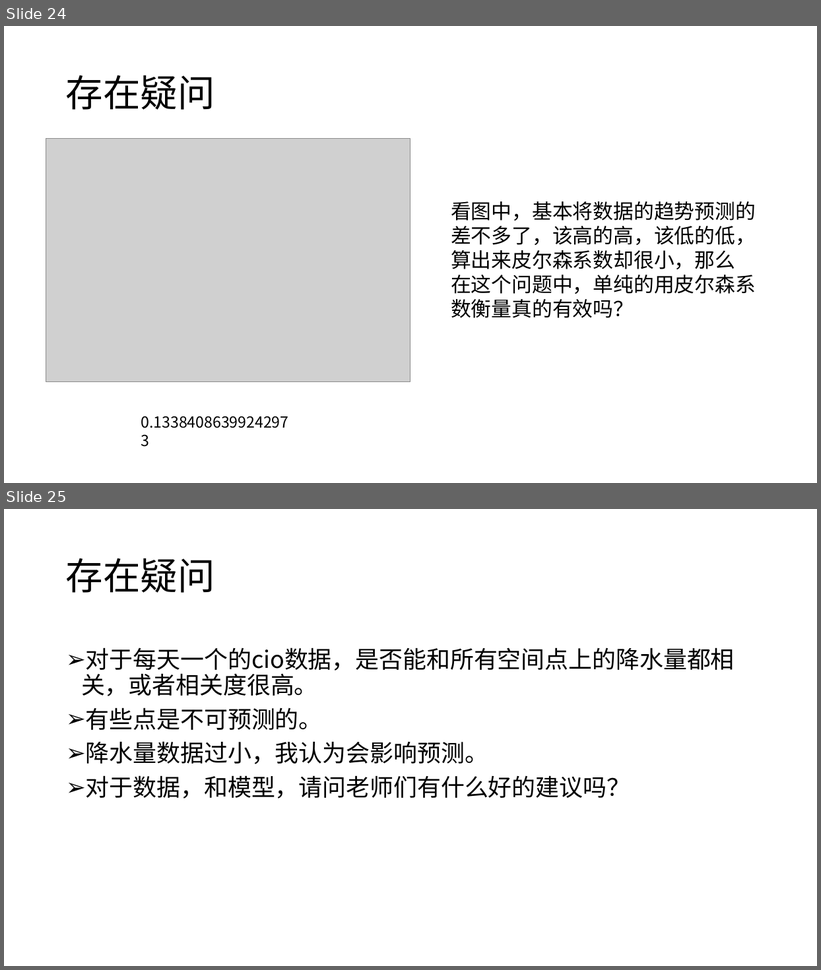
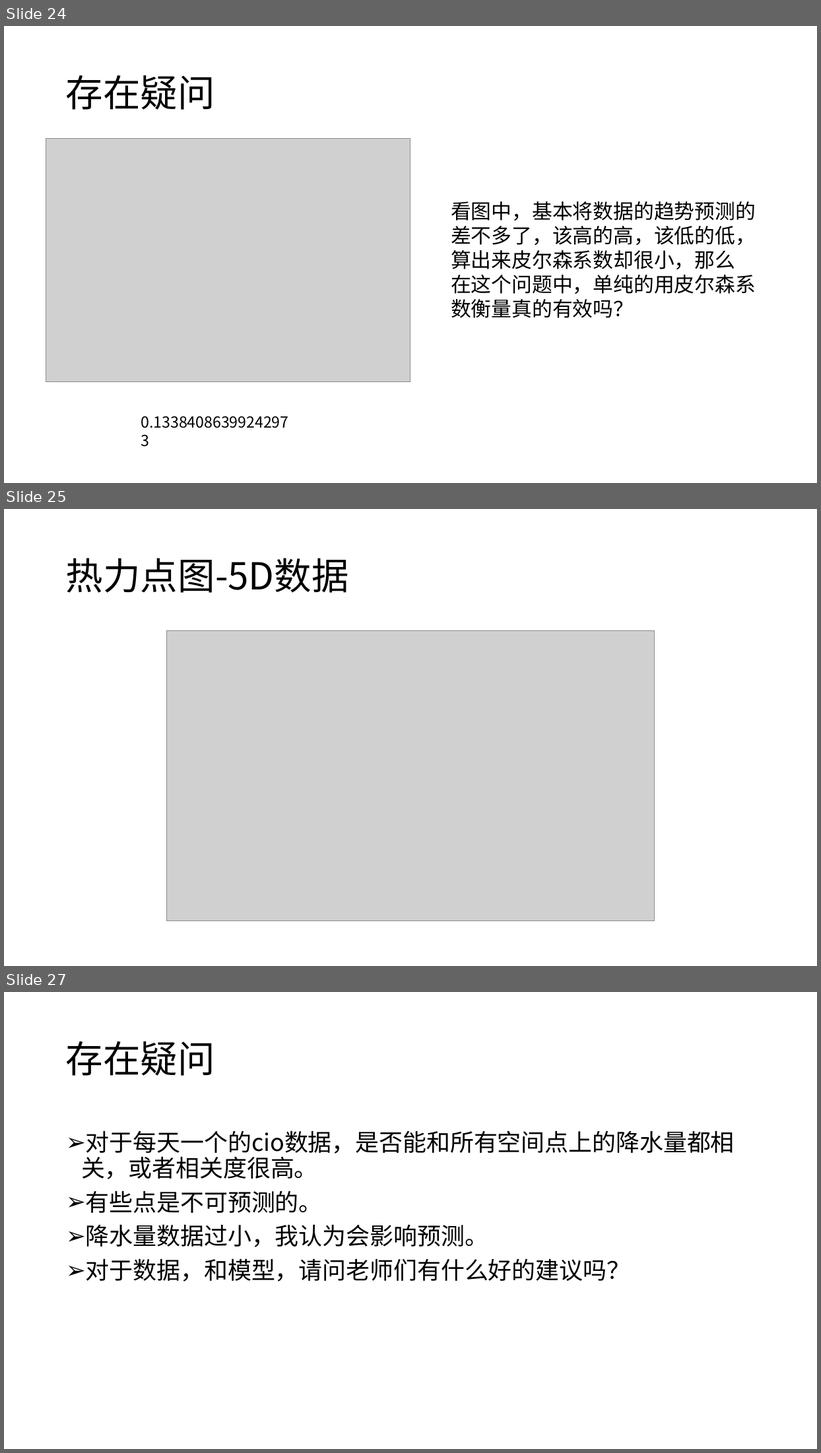
Before and after one commit to tureful/tureful.github.io, a slide deck: summary.pptx. Shown one above the other, each under a label of ours: slides 24 and 25 before the commit, slides 24, 25 and 27 after it; the slides between them are not shown. The pictures are 821x970 and 821x1453 pixels, drawn with LibreOffice and Linux fonts; fonts in the diff are those of the drawing; grey boxes stand for pictures. Boxes give left, top, right and bottom in pixels: in the first picture for what was removed or moved away, otherwise in the second. Text is boxed around its words. In the diff, an @@ line names an element or a change of style, - is before the commit and + after.

```diff
--- a/summary.pptx
+++ b/summary.pptx
@@ slide 25 added at [4,509,817,966], background #FFFFFF @@
@@ title added at [66,558,349,593], 44 pt, text #000000 @@
+热力点图-5D数据
@@ picture added at [167,631,655,921] @@
@@ what was slide 25 is now slide 27 @@
```
Also in this commit, not shown: 1 slide changed, 1 other slide added, 1 other file.
